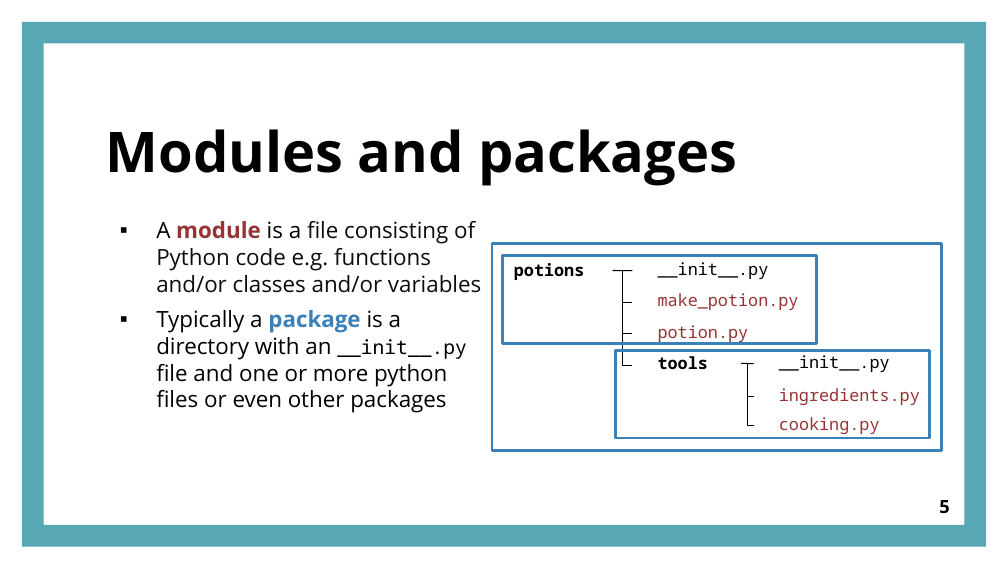
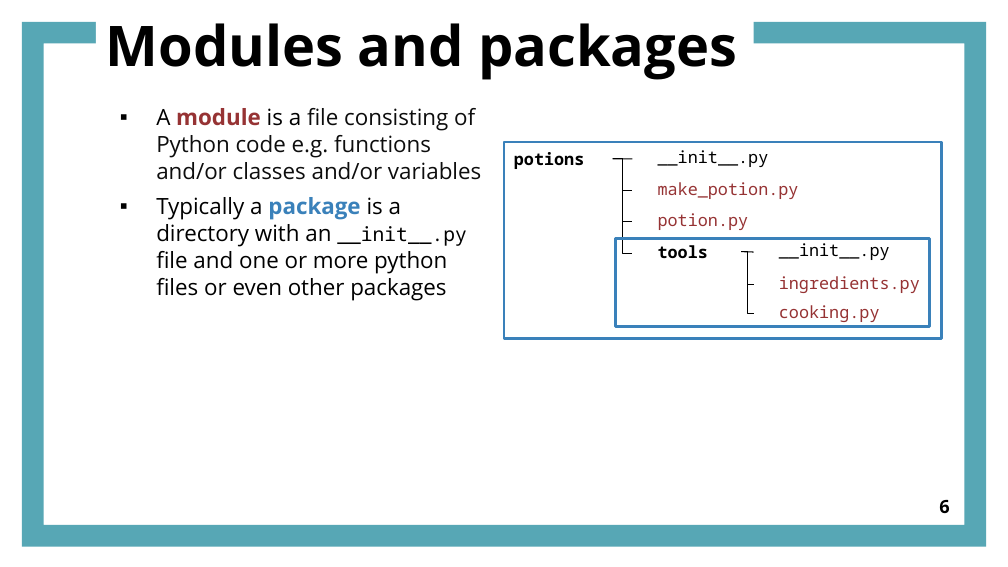
Before and after one commit to joejoeyjoseph/2019-camerino-ODD, a slide deck: slide 6 of materials/ODD_presentation.pptx (slide 5 before the commit). Drawn at 1008x567 pixels with LibreOffice and Linux fonts; fonts in the diff are those of the drawing. Boxes give left, top, right and bottom in pixels: in the first picture for what was removed or moved away, otherwise in the second. Text is boxed around its words. In the diff, an @@ line names an element or a change of style, - is before the commit and + after.

```diff
--- a/materials/ODD_presentation.pptx
+++ b/materials/ODD_presentation.pptx
@@ title "Modules and packages": place and size @@
-title "Modules and packages" at (106,129,737,186)
+title "Modules and packages" at (106,23,737,80)
@@ title "Modules and packages" at (106,23,737,80): vertical alignment bottom to top @@
@@ rectangle: place and size @@
-rectangle at (492,244,941,451)
+rectangle at (504,142,941,339)
@@ rectangle: place and size @@
-rectangle at (754,404,766,447)
+rectangle at (632,138,644,180)
@@ text "__init__.py": place and size @@
-text "__init__.py" at (779,355,890,372)
+text "__init__.py" at (658,150,769,167)
@@ 7 texts, 2 lines, 1 rectangle, 1 elbow line: place and size @@
-7 texts, 2 lines, 1 rectangle, 1 elbow line at (156,221,920,434)
+7 texts, 2 lines, 1 rectangle, 1 elbow line at (156,108,920,322)
@@ elbow line moved from (741, 364) - (754, 425) to (613, 159) - (632, 222) @@
@@ elbow line moved from (741, 364) - (754, 396) to (613, 159) - (632, 191) @@
@@ rectangle: place and size @@
-rectangle at (632,312,644,355)
+rectangle at (632,169,644,212)
@@ rectangle: place and size @@
-rectangle at (632,281,644,324)
+rectangle at (632,201,644,243)
@@ rectangle: place and size @@
-rectangle at (502,255,815,343)
+rectangle at (616,239,929,327)
@@ rectangle: place and size @@
-rectangle at (632,250,644,292)
+rectangle at (632,233,644,275)
@@ rectangle: place and size @@
-rectangle at (632,344,644,386)
+rectangle at (754,231,766,273)
@@ text "__init__.py": place and size @@
-text "__init__.py" at (658,262,769,279)
+text "__init__.py" at (779,243,890,260)
@@ elbow line moved from (613, 270) - (632, 334) to (741, 252) - (754, 313) @@
@@ elbow line moved from (613, 270) - (632, 302) to (741, 252) - (754, 285) @@
@@ rectangle: place and size @@
-rectangle at (754,343,766,385)
+rectangle at (754,292,766,335)
@@ rectangle removed at (616,350,929,437) @@
@@ page number at (939,500,949,513): text changed @@
-5
+6
```
Also in this commit, not shown: 28 other slides changed, 2 slides added, 3 slides removed, 2 other files.
